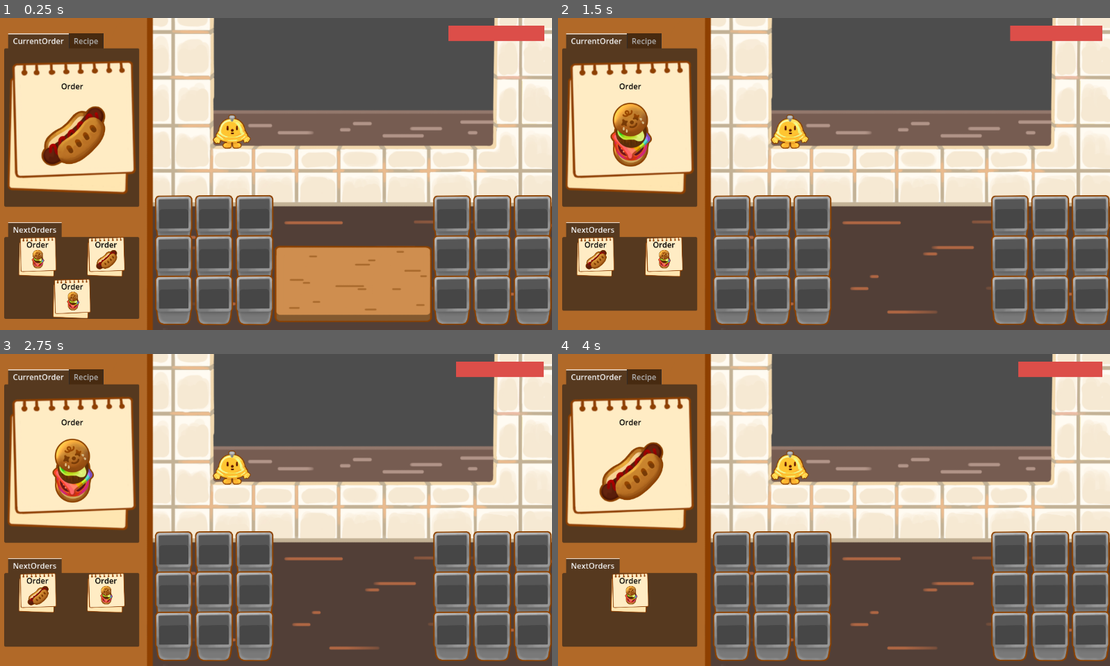
Above: before the commit, frames 1-4 (two rows, left to right).
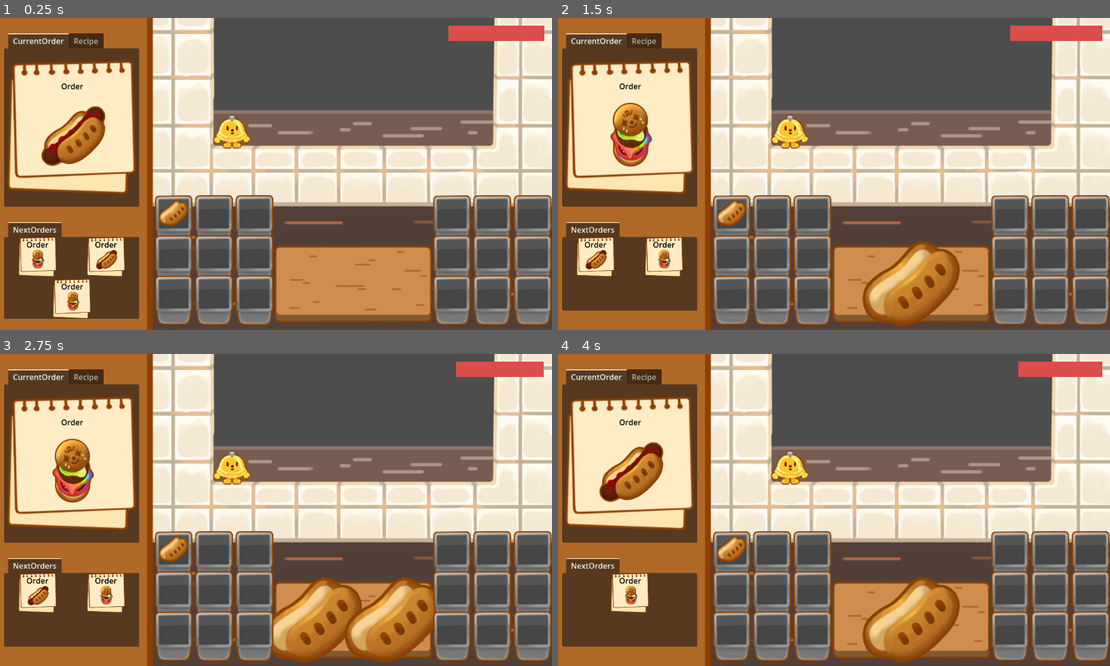
Above: after the commit, the same moments.

Repository: Gus700/FoodTruckBattles
Game: Godot game, scene res://scenes/Level.tscn
Same seed, same stepped clock (60 frames per second), same inputs: the game is played once before the commit and once after it.
Inputs (mouse positions are in pixels of both pictures, inside the frame that each line leads up to):
- Up to frame 1 (0.25 s): no input
- Up to frame 2 (1.5 s): click (789, 130) at 0.5 s; click (729, 211) at 1.27 s
- Up to frame 3 (2.75 s): click (171, 547) at 2.02 s
- Up to frame 4 (4 s): click (789, 466) at 2.75 s; click (729, 547) at 3.52 s

The runs differ from the first frame. In frame 1, 0.3% of the frame differs, in the area x 28-35%, y 58-67%; in frame 2, 7.3%; in frame 3, 7.5%, in the area x 28-79%, y 58-99%; in frame 4, 7.3%.
Error before the commit: Invalid call. Nonexistent function 'setImg' in base 'PackedScene'. (res://scripts/craftingArea.gd:27)

Commit message:
fixed bug when selecting ingredients

Diff:
--- a/scenes/Level.tscn
+++ b/scenes/Level.tscn
@@ -10,6 +10,7 @@
 [ext_resource type="Resource" uid="uid://dnpf515es6dr0" path="res://resourceData/hotDog.tres" id="4_4blqu"]
 [ext_resource type="Texture2D" uid="uid://dnd1rha6omwfu" path="res://assets/objects/bell_def.png" id="6_1ceec"]
 [ext_resource type="Texture2D" uid="uid://cw6nbeow33v8t" path="res://assets/objects/bell_rung.png" id="7_pit3t"]
+[ext_resource type="Texture2D" uid="uid://coy7h011r3o6g" path="res://assets/food/starterFood/ingredients/hotdog_bun.png" id="9_7ch3v"]
 [ext_resource type="PackedScene" uid="uid://c08erd8bbx7y2" path="res://scenes/EnemyProgress.tscn" id="11_rr48n"]
 
 [node name="Level" type="Control"]
@@ -129,6 +130,7 @@
 
 [node name="SelectableIngredient" parent="Ingredients Area/LeftIngr/HBoxContainer" instance=ExtResource("3_8wd3s")]
 layout_mode = 2
+mainTexture = ExtResource("9_7ch3v")
 
 [node name="SelectableIngredient2" parent="Ingredients Area/LeftIngr/HBoxContainer" instance=ExtResource("3_8wd3s")]
 layout_mode = 2
--- a/scenes/SelectableIngredient.tscn
+++ b/scenes/SelectableIngredient.tscn
@@ -28,6 +28,7 @@
 anchor_bottom = 0.669
 grow_horizontal = 2
 grow_vertical = 2
+ignore_texture_size = true
 stretch_mode = 5
 
 [connection signal="pressed" from="IngredientButton" to="." method="_on_ingredient_button_pressed"]
--- a/scripts/craftingArea.gd
+++ b/scripts/craftingArea.gd
@@ -24,12 +24,12 @@
 # add an ingredient Scene in the IngredientContainer
 func addIngredient(ingrContainer, ingrScene, ingrName, ingrImg,) ->void:
 	var ingrScnInst = ingrScene.instantiate()
-	ingrScene.setImg(ingrImg)
+	ingrScnInst.setImg(ingrImg)
 	ingrContainer.add_child(ingrScnInst)
 	userSelectedIngrs.append(ingrName)
 
 func clearIngredients() -> void:
-	for ingr in get_children():
+	for ingr in ingredientContainer.get_children():
 		ingr.queue_free()
 	recipeIngrIndx = 0
 	numCorrectIngr = 0
Not shown: 1 places in scenes/Level.tscn that only renumber resources
